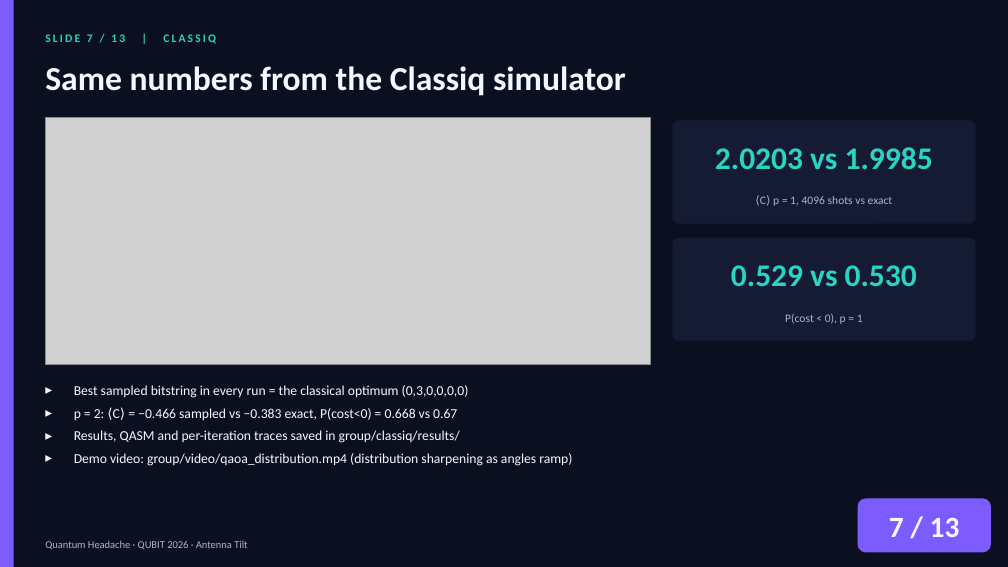
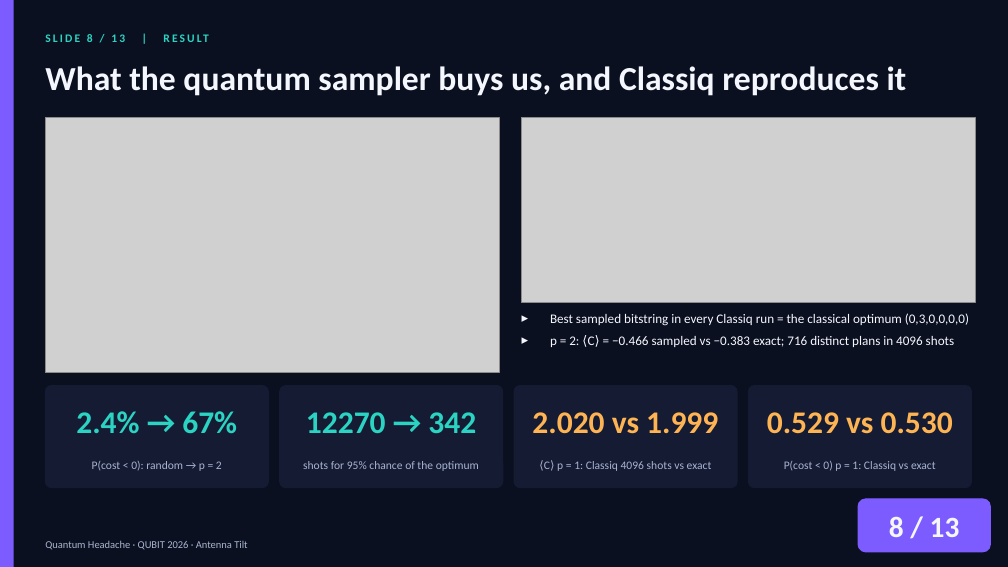
Before and after one commit to zuwasi/quantum-headache-antenna-tilt, a slide deck: slide 8 of presentation/QuantumHeadache_AntennaTilt.pptx (slide 7 before the commit). Drawn at 1008x567 pixels with LibreOffice and Linux fonts; fonts in the diff are those of the drawing; grey boxes stand for pictures. Boxes give left, top, right and bottom in pixels: in the first picture for what was removed or moved away, otherwise in the second. Text is boxed around its words. In the diff, an @@ line names an element or a change of style, - is before the commit and + after.

```diff
--- a/presentation/QuantumHeadache_AntennaTilt.pptx
+++ b/presentation/QuantumHeadache_AntennaTilt.pptx
@@ text at [45, 34, 125, 42]: text changed @@
-SLIDE 7 / 13 | CLASSIQ
+SLIDE 8 / 13 | RESULT
@@ text at [45, 66, 907, 96]: text changed @@
-Same numbers from the Classiq simulator
+What the quantum sampler buys us, and Classiq reproduces it
@@ picture: place and size @@
-picture at [45, 117, 650, 364]
+picture at [45, 117, 499, 373]
@@ picture added at [522, 117, 975, 302] @@
@@ text "Best sampled bitstring in every ..." at [550, 313, 969, 347]: vertical alignment middle to top @@
@@ text at [550, 313, 969, 347]: text changed; size 30 to 12.5 pt; text colour #2BD4C2 to #F5F7FF; bold off @@
-2.0203 vs 1.9985
+▸ Best sampled bitstring in every Classiq run = the classical optimum (0,3,0,0,0,0)
+▸ p = 2: ⟨C⟩ = −0.466 sampled vs −0.383 exact; 716 distinct plans in 4096 shots
@@ rounded rectangle: place and size @@
-rounded rectangle at [673, 238, 975, 340]
+rounded rectangle at [45, 386, 268, 488]
@@ text removed at [74, 385, 572, 466] @@
-▸ Best sampled bitstring in every run = the classical optimum (0,3,0,0,0,0)
-▸ p = 2: ⟨C⟩ = −0.466 sampled vs −0.383 exact, P(cost<0) = 0.668 vs 0.67
-▸ Results, QASM and per-iteration traces saved in group/classiq/results/
-▸ Demo video: group/video/qaoa_distribution.mp4 (distribution sharpening as angles ramp)
@@ rounded rectangle added at [280, 386, 503, 488], fill #141B33, outline #141B33 1 pt @@
@@ rounded rectangle added at [514, 386, 737, 488], fill #141B33, outline #141B33 1 pt @@
@@ rounded rectangle: place and size @@
-rounded rectangle at [673, 121, 975, 223]
+rounded rectangle at [749, 386, 972, 488]
@@ text added at [76, 411, 237, 434], 30 pt, text #2BD4C2, bold @@
+2.4% → 67%
@@ text added at [306, 412, 476, 433], 30 pt, text #2BD4C2, bold @@
+12270 → 342
@@ text added at [532, 412, 718, 434], 30 pt, text #FFB454, bold @@
+2.020 vs 1.999
@@ text "0.529 vs 0.530": place and size @@
-text "0.529 vs 0.530" at [731, 265, 917, 286]
+text "0.529 vs 0.530" at [767, 412, 953, 434]
@@ text "0.529 vs 0.530" at [767, 412, 953, 434]: text colour #2BD4C2 to #FFB454 @@
@@ text added at [92, 461, 222, 471], 11 pt, text #A9B4D0 @@
+P(cost < 0): random → p = 2
@@ text added at [303, 461, 479, 471], 11 pt, text #A9B4D0 @@
+shots for 95% chance of the optimum
@@ text at [544, 461, 712, 471]: text changed @@
-⟨C⟩ p = 1, 4096 shots vs exact
+⟨C⟩ p = 1: Classiq 4096 shots vs exact
@@ text at [784, 461, 936, 471]: text changed @@
-P(cost < 0), p = 1
+P(cost < 0) p = 1: Classiq vs exact
@@ text at [889, 516, 960, 537]: text changed @@
-7 / 13
+8 / 13
```
Also in this commit, not shown: 8 other slides changed, 4 slides added, 4 slides removed, 9 other files.
